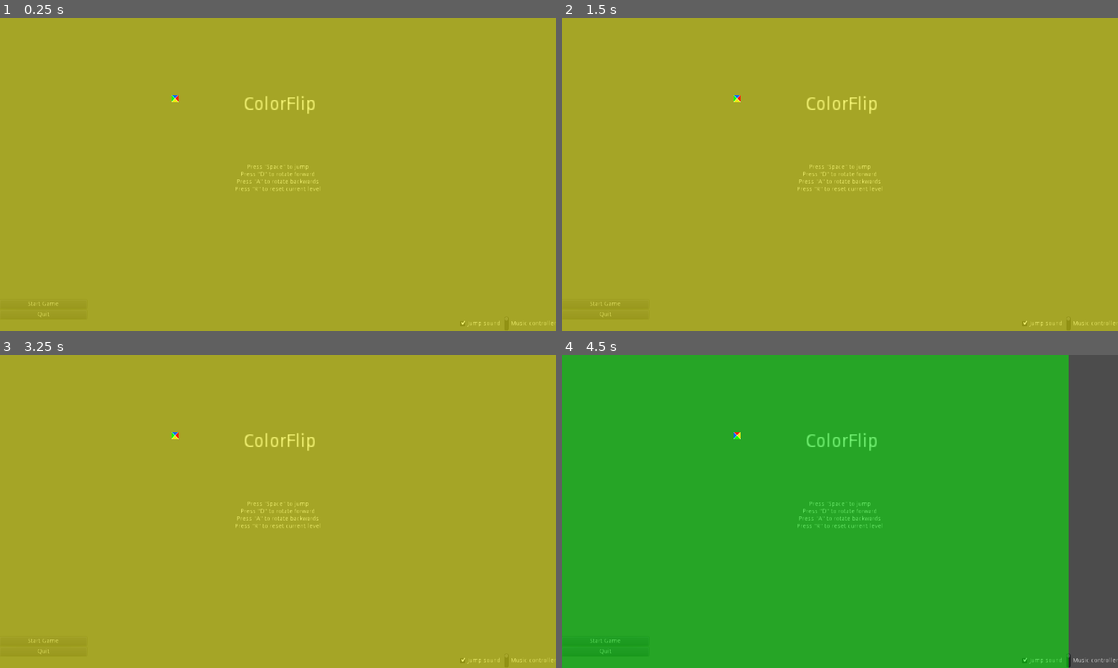
Above: before the commit, frames 1-4 (two rows, left to right).
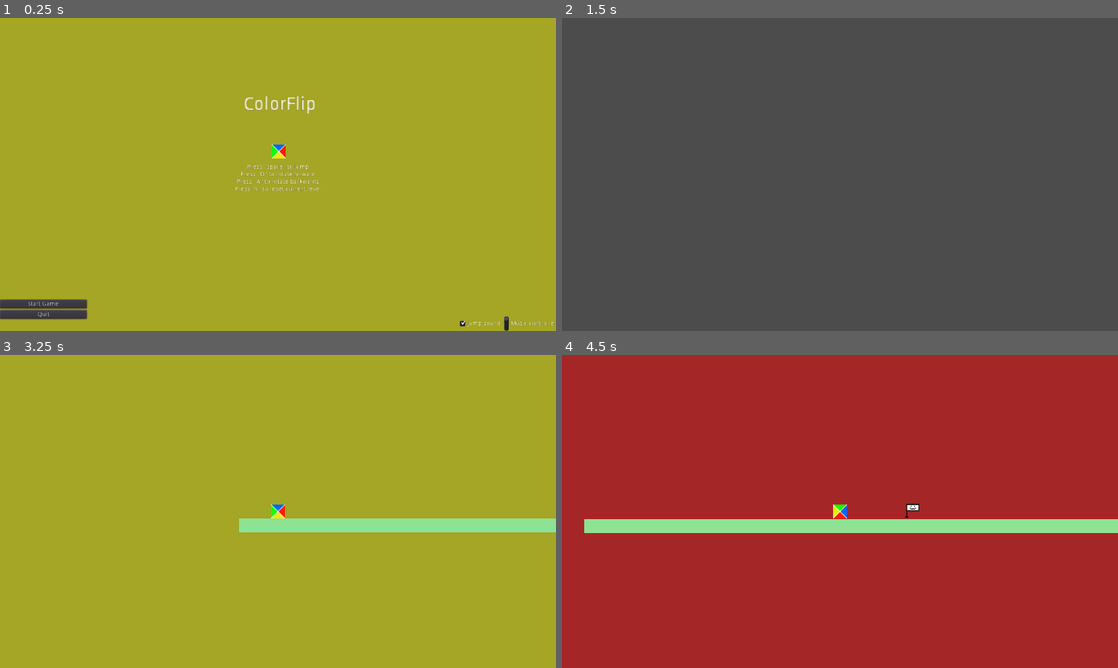
Above: after the commit, the same moments.

Repository: eDraagen/ColorFlip
Game: Godot game, scene res://scrs/main/Main.tscn
The game is run twice, just before and just after one commit, with the same random seed, the same clock (stepped at 60 frames per second) and the same inputs.
Inputs (mouse positions are in pixels of both pictures, inside the frame that each line leads up to):
- Up to frame 1 (0.25 s): no input
- Up to frame 2 (1.5 s): click "Start Game" at 0.5 s; click (606, 302) at 1.25 s, where only the run before the commit has a clickable "Start Game"
- Up to frame 3 (3.25 s): click (44, 639) at 2 s, where only the run before the commit has a clickable "Start Game"; click (478, 661) at 2.75 s, where only the run before the commit has a clickable "Jump sound"
- Up to frame 4 (4.5 s): tap Space (jump) at 3.5, 3.77, 4.07, 4.25 s; tap A (a) at 3.6 s; tap D (d) at 3.8, 4.35 s

The runs differ from the first frame. In frame 1, 1.7% of the frame differs, in the area x 0-100%, y 24-100%; in frame 2, 100%, in the area x 0-100%, y 0-100%; in frame 3, 3.0%; in frame 4, 100%.

Commit message:
Player_preview fixes
Now working correctly as supposed too, and added player_preview into Menu scene instead of main scene.

Diff:
--- a/Player_preview_start_menu.gd
+++ b/Player_preview_start_menu.gd
@@ -1,4 +1,6 @@
 extends KinematicBody2D
+
+export var move_speed = 0
 
 var velocity := Vector2.ZERO
 
@@ -6,6 +8,11 @@
 var is_in_air = false
 var can_rotate = true
 
+export var jump_height : float
+export var jump_time_to_peak : float
+export var jump_time_to_descent : float
+
+onready var background = $background
 var colordict = {
 	"red" : Color(1, 0, 0, 0.5),
 	"yellow" : Color(1, 1, 0, 0.5),
@@ -13,20 +20,19 @@
 	"blue": Color(0, 0, 1, 0.5)
 }
 
-export var jump_height : float
-export var jump_time_to_peak : float
-export var jump_time_to_descent : float
-
-onready var background = $background
 onready var timer = $Timer
 onready var jump_velocity : float = ((2.0 * jump_height) / jump_time_to_peak) * -1.0
 onready var jump_gravity : float = ((-2.0 * jump_height) / (jump_time_to_peak * jump_time_to_peak)) * -1.0
 onready var fall_gravity : float = ((-2.0 * jump_height) / (jump_time_to_descent * jump_time_to_descent)) * -1.0
 
+func _ready():
+	pass
 
-func _physics_process(_delta):
+func _physics_process(delta):
 	if can_move:
 		_change_background_color()
+		velocity.y += _get_gravity() * delta
+		velocity.x = _move_right() * move_speed
 
 		#check if in air, for rotating player.
 		if is_on_floor():
@@ -48,12 +54,15 @@
 					_rotate_tween_forward()
 					can_rotate = false
 					timer.start()
+					#_get_rotation()
+
 
 
 				if Input.is_action_just_pressed("d"):
 					_rotate_tween_backwards()
 					can_rotate = false
 					timer.start()
+					#_get_rotation()
 
 		velocity = move_and_slide(velocity, Vector2.UP)
 
@@ -67,7 +76,18 @@
 	if velocity.y < -100:
 		velocity.y = -100
 
+func _move_right() -> float:
+	var move_right := 1.0
+	return move_right
 
+func _on_deathCollider_body_entered(_body):
+	can_move = false
+	$Explosion.emitting = true
+	$Sprite.visible = false
+	$"/root/EventsAutoload".emit_signal("play_death_sound")
+
+func _camera_stop():
+	can_move = false
 
 func _rotate_tween_forward():
 	var tween := create_tween()
--- a/scrs/actors/Player_preview_start_menu.tscn
+++ b/scrs/actors/Player_preview_start_menu.tscn
@@ -9,13 +9,14 @@
 [node name="Player_preview_start_menu" type="KinematicBody2D"]
 show_behind_parent = true
 position = Vector2( 403, 185 )
+scale = Vector2( 2, 2 )
 script = ExtResource( 2 )
 jump_height = 70.0
 jump_time_to_peak = 0.4
 jump_time_to_descent = 0.3
 
 [node name="Timer" type="Timer" parent="."]
-wait_time = 0.2
+wait_time = 0.11
 
 [node name="CollisionShape2D" type="CollisionShape2D" parent="."]
 shape = SubResource( 1 )
@@ -29,3 +30,6 @@
 margin_top = -567.0
 margin_right = 1224.0
 margin_bottom = 764.0
+color = Color( 1, 0, 0, 0.235294 )
+
+[connection signal="timeout" from="Timer" to="." method="_on_Timer_timeout"]
--- a/scrs/main/Main.tscn
+++ b/scrs/main/Main.tscn
@@ -1,6 +1,5 @@
-[gd_scene load_steps=4 format=2]
+[gd_scene load_steps=3 format=2]
 
-[ext_resource path="res://scrs/actors/Player_preview_start_menu.tscn" type="PackedScene" id=1]
 [ext_resource path="res://scrs/scripts/Main.gd" type="Script" id=2]
 [ext_resource path="res://scrs/main/Manu.tscn" type="PackedScene" id=5]
 
@@ -12,6 +11,3 @@
 [node name="scene_timer" type="Timer" parent="."]
 wait_time = 0.5
 one_shot = true
-
-[node name="Player_preview_start_menu" parent="." instance=ExtResource( 1 )]
-show_behind_parent = true
--- a/scrs/main/Manu.tscn
+++ b/scrs/main/Manu.tscn
@@ -1,11 +1,17 @@
-[gd_scene load_steps=2 format=2]
+[gd_scene load_steps=4 format=2]
 
 [ext_resource path="res://scrs/scripts/Manu.gd" type="Script" id=1]
+[ext_resource path="res://scrs/actors/Player_preview_start_menu.tscn" type="PackedScene" id=2]
+
+[sub_resource type="RectangleShape2D" id=1]
 
 [node name="Manu" type="Control"]
 anchor_right = 1.0
 anchor_bottom = 1.0
 script = ExtResource( 1 )
+
+[node name="Player_preview_start_menu" parent="." instance=ExtResource( 2 )]
+position = Vector2( 642, 307 )
 
 [node name="main_menu_label" type="Label" parent="."]
 anchor_left = 0.5
@@ -85,5 +91,11 @@
 text = "ColorFlip"
 align = 1
 
+[node name="hidden_box" type="KinematicBody2D" parent="."]
+
+[node name="CollisionShape2D" type="CollisionShape2D" parent="hidden_box"]
+position = Vector2( 642, 337 )
+shape = SubResource( 1 )
+
 [connection signal="toggled" from="sound_controll/jump_sound_checkbox" to="." method="_on_jump_sound_checkbox_toggled"]
 [connection signal="value_changed" from="sound_controll/music_controller_bar" to="." method="_on_music_controller_bar_value_changed"]
